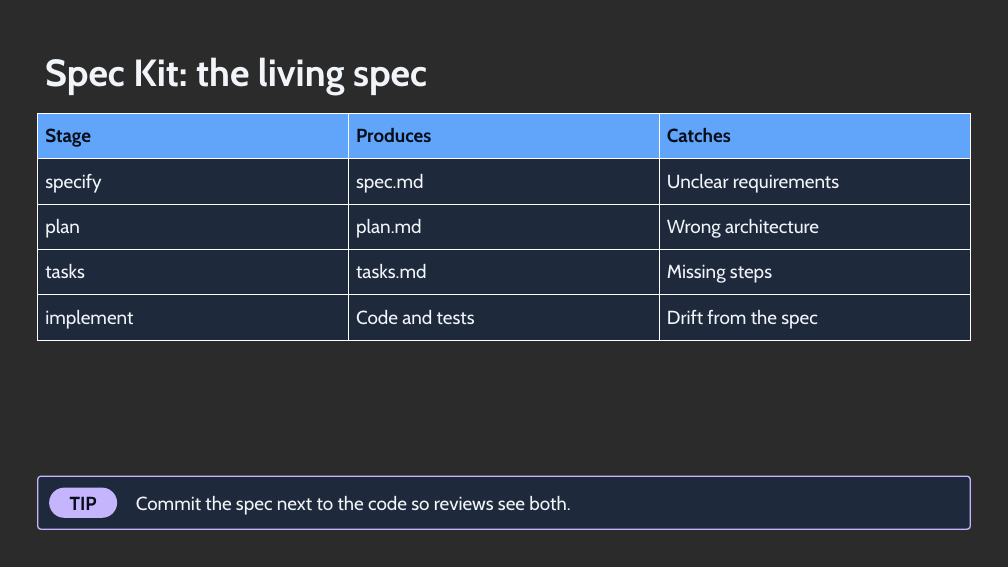
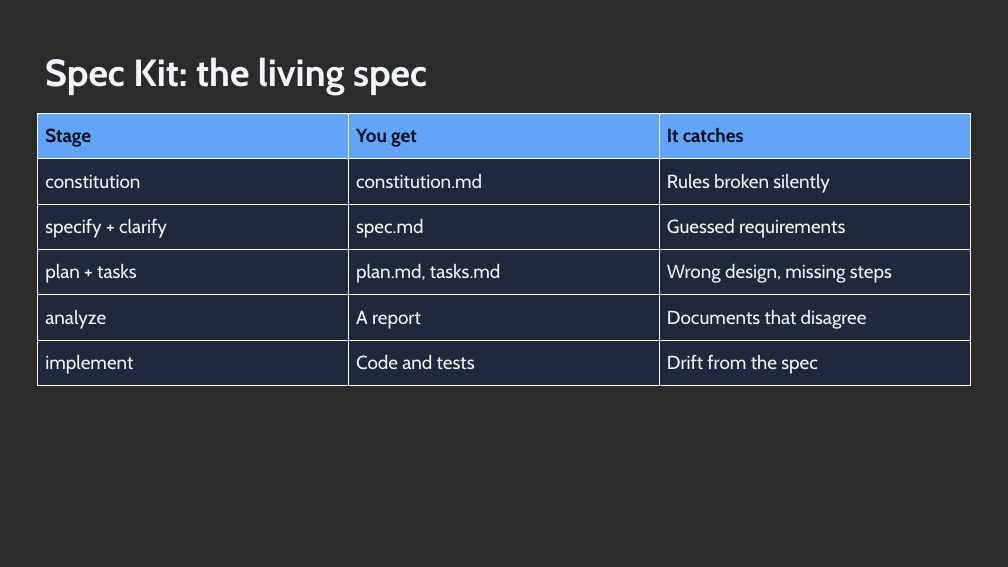
Before and after one commit to ronyronen/speckit-claude-presentation, a slide deck: slide 9 of presentation/speckit-workshop.pptx. Drawn at 1008x567 pixels with LibreOffice and Linux fonts; fonts in the diff are those of the drawing; background and template pictures are left out; a plain dark background stands for a picture behind light text. Boxes give left, top, right and bottom in pixels: in the first picture for what was removed or moved away, otherwise in the second. Text is boxed around its words. In the diff, an @@ line names an element or a change of style, - is before the commit and + after.

```diff
--- a/presentation/speckit-workshop.pptx
+++ b/presentation/speckit-workshop.pptx
@@ table at (38, 113, 970, 386) @@
-row 1: Stage | Produces | Catches
-row 2: specify | spec.md | Unclear requirements
-row 3: plan | plan.md | Wrong architecture
-row 4: tasks | tasks.md | Missing steps
+row 1: Stage | You get | It catches
+row 2: constitution | constitution.md | Rules broken silently
+row 3: specify + clarify | spec.md | Guessed requirements
+row 4: plan + tasks | plan.md, tasks.md | Wrong design, missing steps
+row 5: analyze | A report | Documents that disagree
@@ rounded rectangle removed at (38, 476, 970, 529) @@
@@ rounded rectangle removed at (49, 488, 117, 518) @@
-TIP
@@ text removed at (136, 496, 570, 515) @@
-Commit the spec next to the code so reviews see both.
```
Also in this commit, not shown: 27 other slides changed, 3 slides added, 3 slides removed, 2 other files.
